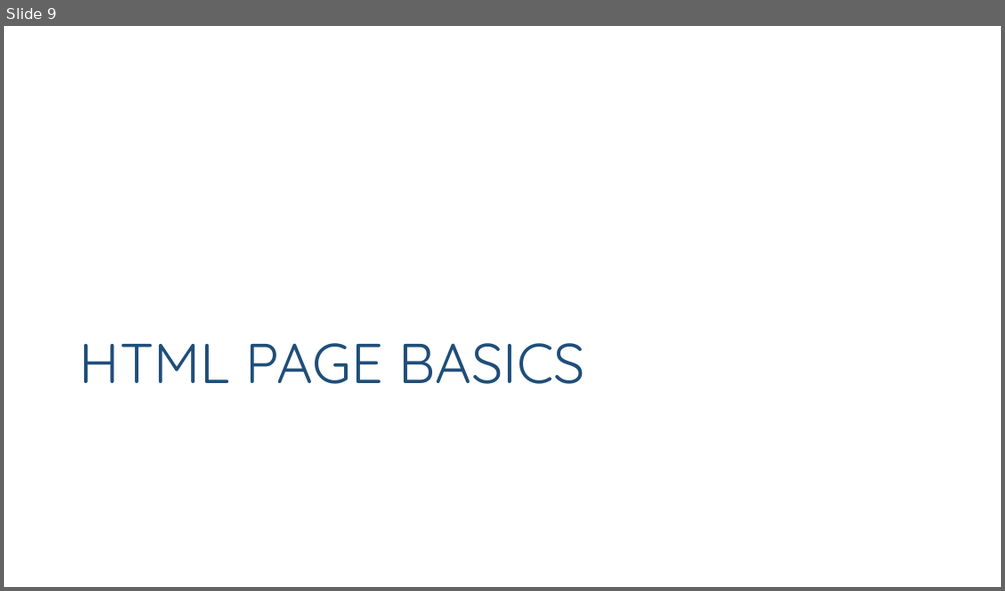
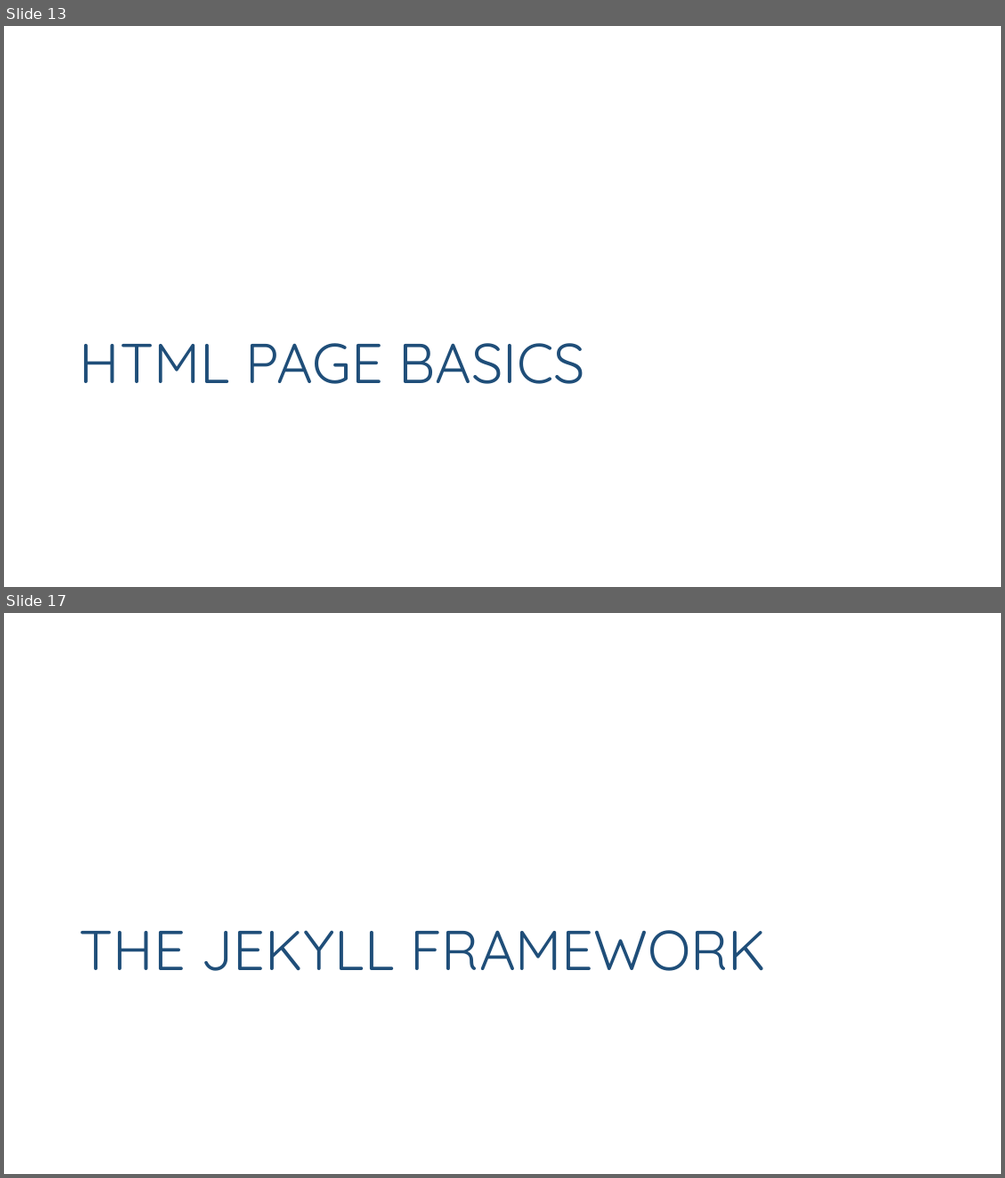
Before and after one commit to Watts-College/paf-514-template, a slide deck: lectures/github-pages.pptx. Shown one above the other, each under a label of ours: slide 9 before the commit, slides 13 and 17 after it; the slides between them are not shown. The pictures are 1005x591 and 1005x1178 pixels, drawn with LibreOffice and Linux fonts; fonts in the diff are those of the drawing. Boxes give left, top, right and bottom in pixels: in the first picture for what was removed or moved away, otherwise in the second. Text is boxed around its words. In the diff, an @@ line names an element or a change of style, - is before the commit and + after.

```diff
--- a/lectures/github-pages.pptx
+++ b/lectures/github-pages.pptx
@@ slide 17 added at [4, 613, 1001, 1174], background #FFFFFF @@
@@ title added at [80, 930, 766, 971], 54 pt, text #1F4E79 @@
+THE JEKYLL FRAMEWORK
@@ what was slide 9 is now slide 13 @@
```
Also in this commit, not shown: 14 other slides added, 2 slides removed, 1 other file.
